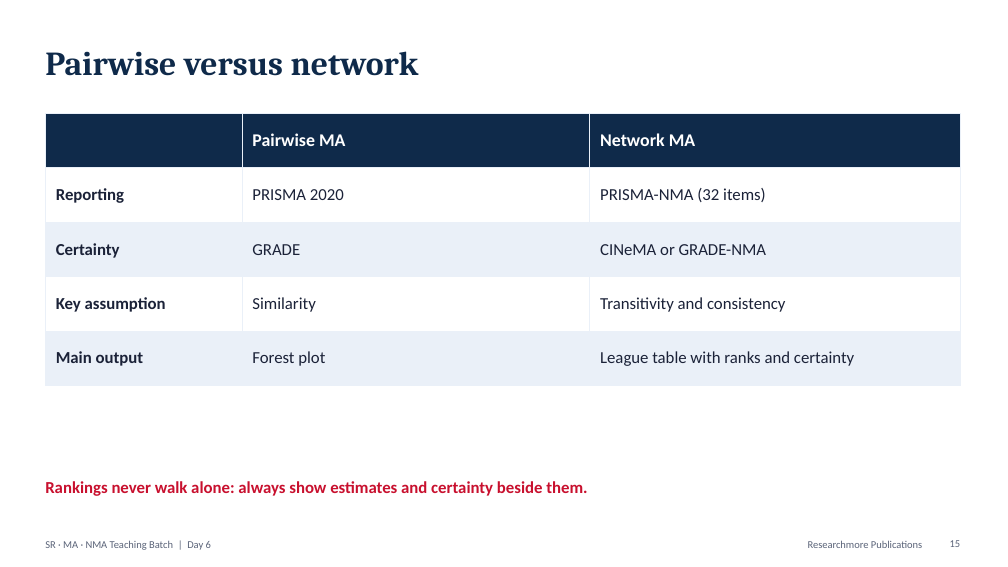
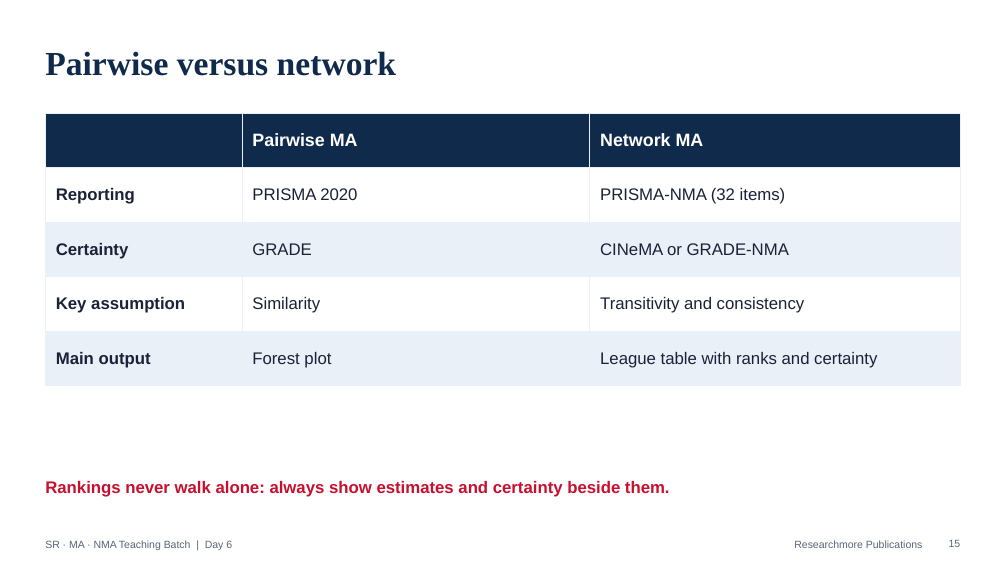
Before and after one commit to DrShikharMishra/Fuddu-Bhai, a slide deck: slide 15 of researchmore-batch/decks/Day6_Go_network_NMA.pptx. Drawn at 1008x567 pixels with LibreOffice and Linux fonts; fonts in the diff are those of the drawing. Boxes give left, top, right and bottom in pixels: in the first picture for what was removed or moved away, otherwise in the second. Text is boxed around its words. In the diff, an @@ line names an element or a change of style, - is before the commit and + after.

```diff
--- a/researchmore-batch/decks/Day6_Go_network_NMA.pptx
+++ b/researchmore-batch/decks/Day6_Go_network_NMA.pptx
@@ title "Pairwise versus network" at [45, 51, 396, 76]: font Cambria to Times New Roman @@
@@ table at [45, 113, 960, 372] @@
@@ font Calibri to Arial @@
@@ font Calibri to Arial in 4 elements at [45, 481, 670, 497], [949, 540, 961, 547], [45, 540, 232, 550], [794, 540, 922, 548] @@
```
Also in this commit, not shown: 17 other slides changed, 14 other files.
